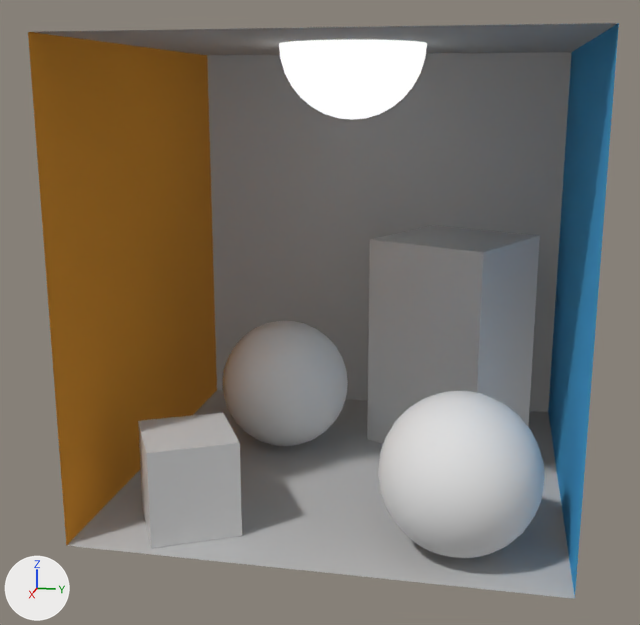
Renders of the COLLADA model RayTracer/res/testScene_path_trace.dae from each side of a commit.
Rendered twice from a 50 mm camera at (6.78, 1.11, 1.66) aimed at (0.15, -0.22, 0.01). Every picture has the same lights, and +X, +Y and +Z are marked at lower left.
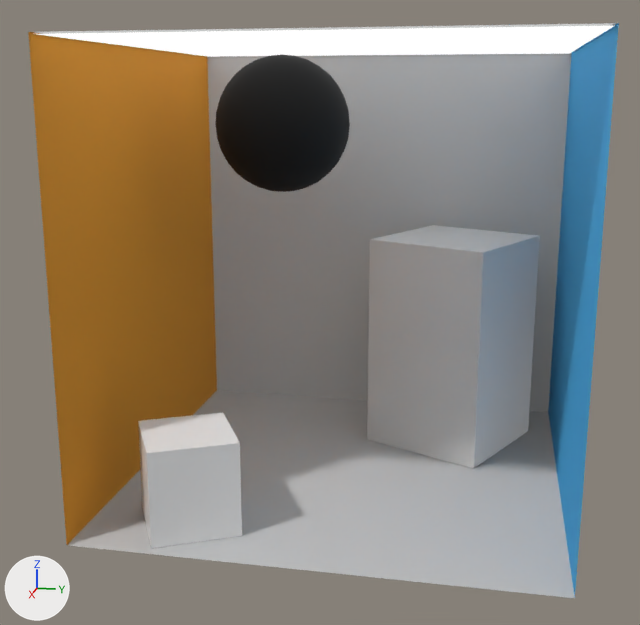
Changed parts and their boxes (x1, y1, x2, y2) in the pictures (640 x 625 px):
```json
{"object": "Sphere_002", "change": "recoloured, mesh moved", "before": [223, 321, 348, 446], "after": [215, 55, 350, 192]}
{"object": "Sphere_003", "change": "deleted", "before": [378, 391, 545, 558]}
{"object": "Plane_009", "change": "added", "after": [37, 26, 614, 57]}
{"object": "Sphere_001", "change": "deleted", "before": [279, 40, 427, 120]}
```

Scene script edits in JSON lines:
```json
{"op": "set", "path": "mat_m_mirror.base_color", "old": "(0.8, 0.8, 0.8)", "new": "(0.0, 0.0, 0.0)", "note": "white #e7e7e7 -> black #000000"}
{"block": "me_sphere_002", "where": "me_sphere_002.from_pydata(...)  # 482 vertices, 960 faces; spans x -0.984..0.112, y -1.193..-0.097, z -1.339..-0.243"}
{"block": "me_sphere_002", "where": "# used by ob_sphere_002; location = (0.0, 0.0, 0.0)"}
{"block": "me_sphere_002", "change": "me_sphere_002 part 1: the whole mesh is moved by (0.0, 0.0, 2.218)"}
{"op": "add", "block": "me_plane_010", "code": ["me_plane_010 = bpy.data.meshes.new('Plane.010')", "me_plane_010.from_pydata([(-1.67, -1.67, 2.02), (1.67, -1.67, 2.02), (-1.67, 1.67, 2.02), (1.67, 1.67, 2.02)], [], [(1, 2, 0), (1, 3, 2)])", "me_plane_010.materials.append(mat_m_emissive)  # black #000000"]}
{"op": "remove", "block": "ob_sphere_001", "code": ["ob_sphere_001 = bpy.data.objects.new('Sphere_001', me_sphere_001)", "ob_sphere_001.location = (0.0, 0.0, 0.0)"]}
{"op": "remove", "block": "ob_sphere_003", "code": ["ob_sphere_003 = bpy.data.objects.new('Sphere_003', me_sphere_003)", "ob_sphere_003.location = (0.0, 0.0, 0.0)"]}
{"op": "add", "block": "ob_plane_009", "code": ["ob_plane_009 = bpy.data.objects.new('Plane_009', me_plane_010)", "ob_plane_009.location = (0.0, 0.0, 0.0)"]}
```
